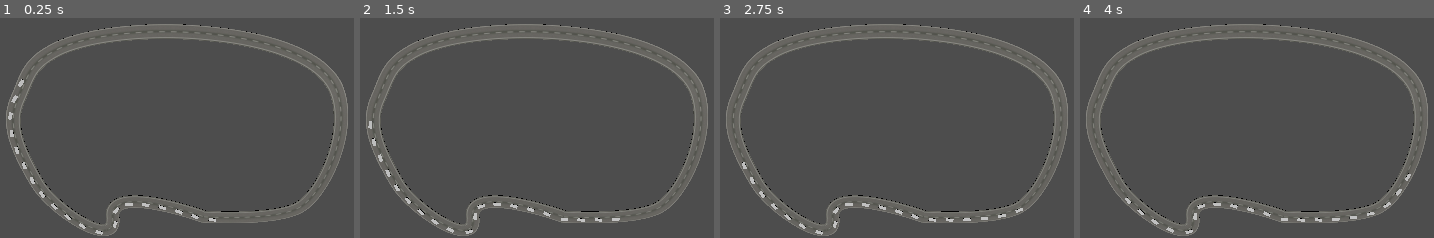
Above: before the commit, frames 1-4 (left to right).
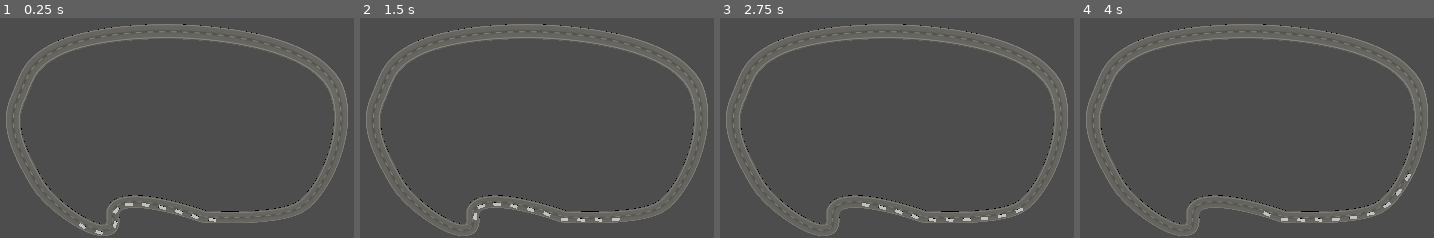
Above: after the commit, the same moments.

Repository: zaddmc/Traffic_Simulator
Game: Godot game, scene res://assets/node_3d.tscn
Two runs of this game, one before a commit and one after it. Both use one fixed random seed, a clock stepped at 60 frames per second and the inputs below.
Inputs:
- Up to frame 1 (0.25 s): no input
- Up to frame 2 (1.5 s): no input
- Up to frame 3 (2.75 s): no input
- Up to frame 4 (4 s): no input

The runs differ from the first frame. In frame 1, 0.3% of the frame differs, in the area x 2-21%, y 27-92%; in frame 2, 0.3%; in frame 3, 0.3%; in frame 4, 0.3%.

Commit message:
missed some

Diff:
--- a/assets/car_spawner.gd
+++ /dev/null
@@ -1,14 +0,0 @@
-extends Path3D
-
-var CARS = []
-
-# Called when the node enters the scene tree for the first time.
-func _ready() -> void:
-	for i in range(20):
-		var car = Car.new_car(-5*i, 10)
-		CARS.append(car)
-		add_child(car)
-
-# Called every frame. 'delta' is the elapsed time since the previous frame.
-func _process(delta: float) -> void:
-	pass
--- a/assets/node_3d.tscn
+++ b/assets/node_3d.tscn
@@ -1,7 +1,7 @@
-[gd_scene load_steps=5 format=3 uid="uid://dubngrhst8pmr"]
+[gd_scene load_steps=5 format=3 uid="uid://bie6j54kxo805"]
 
 [ext_resource type="Texture2D" uid="uid://e1lwkap0l6o4" path="res://assets/textures/road-highway-seamless-texture-motion-footage-062005311_iconl.png" id="2_1oc3i"]
-[ext_resource type="Script" path="res://assets/car_spawner.gd" id="2_j17vk"]
+[ext_resource type="Script" path="res://scripts/car_spawner.gd" id="2_j17vk"]
 
 [sub_resource type="StandardMaterial3D" id="StandardMaterial3D_cbyso"]
 albedo_texture = ExtResource("2_1oc3i")
--- a/scripts/carfollowtest.gd
+++ b/scripts/carfollowtest.gd
@@ -20,8 +20,10 @@
 static func new_car(starting_offset:float, max_speed:float = 0) -> Car:
 	var new_car: Car = my_scene.instantiate()
 	new_car.starting_offset = starting_offset
+
 	if (max_speed == 0):
 		new_car.max_speed = randf_range(5, 15)
 	else:
 		new_car.max_speed = max_speed
+
 	return new_car
Not shown: 1 places in scripts/car.tscn that only renumber resources
